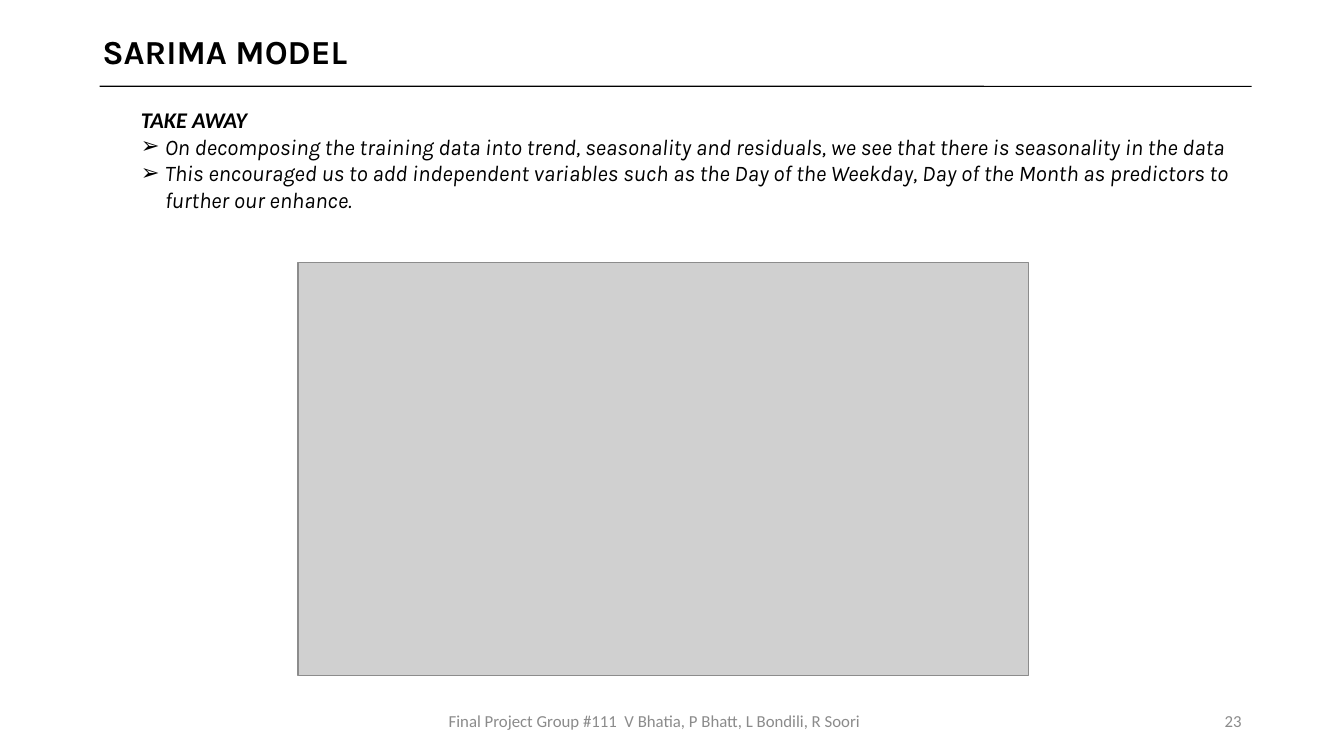
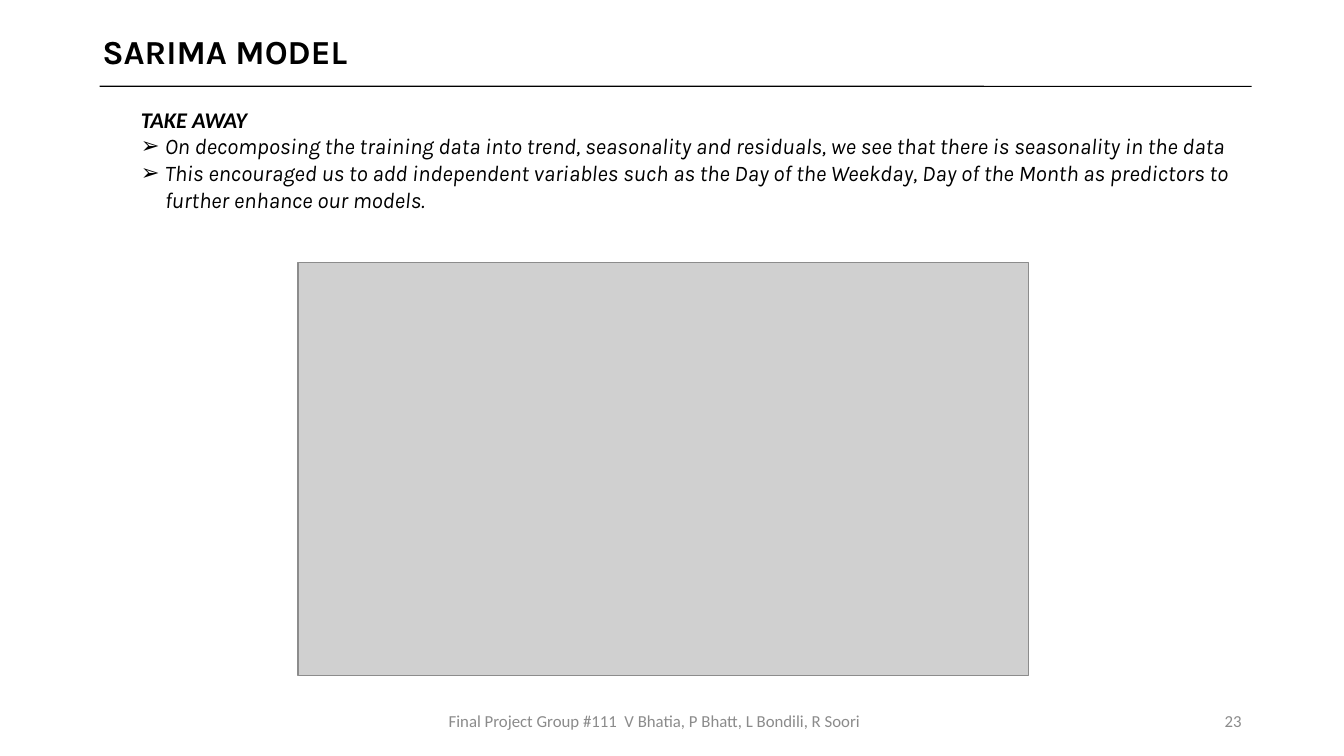
Before and after one commit to bhatiavr/cs109b-final-project-111, a slide deck: slide 23 of docs/Forecasting COVID-19 Cases Using SARS-Cov-2 Titers in Wastewater.pptx. Drawn at 1344x756 pixels with LibreOffice and Linux fonts; fonts in the diff are those of the drawing; grey boxes stand for pictures. Boxes give left, top, right and bottom in pixels: in the first picture for what was removed or moved away, otherwise in the second. Text is boxed around its words. In the diff, an @@ line names an element or a change of style, - is before the commit and + after.

```diff
--- a/docs/Forecasting COVID-19 Cases Using SARS-Cov-2 Titers in Wastewater.pptx
+++ b/docs/Forecasting COVID-19 Cases Using SARS-Cov-2 Titers in Wastewater.pptx
@@ text at box(165, 165, 1228, 209): text changed @@
-➢ This encouraged us to add independent variables such as the Day of the Weekday, Day of the Month as predictors to further our enhance.
+➢ This encouraged us to add independent variables such as the Day of the Weekday, Day of the Month as predictors to further enhance our models.
```
Also in this commit, not shown: 16 other slides changed, 1 slide removed.
